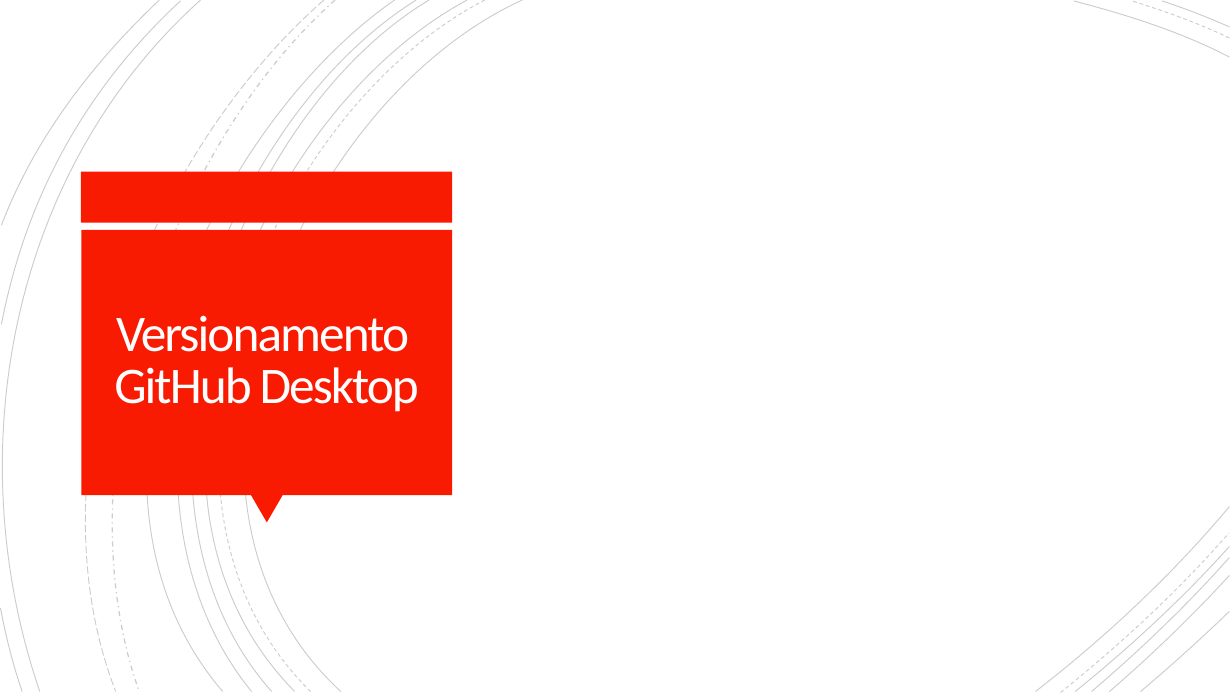
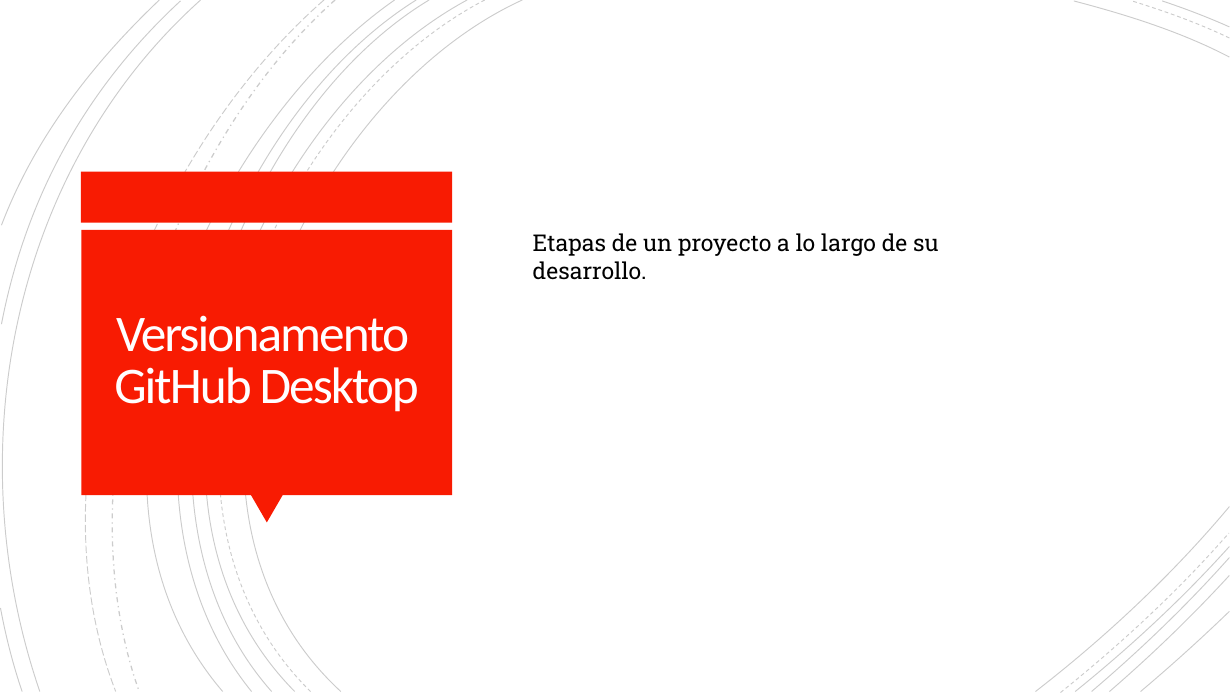
Before and after one commit to Dillan444/PROYECTO_SENA, a slide deck: slide 42 of PLANTEAMIENTO_DEL_PROBLEMA.pptx. Drawn at 1232x693 pixels with LibreOffice and Linux fonts; fonts in the diff are those of the drawing. Boxes give left, top, right and bottom in pixels: in the first picture for what was removed or moved away, otherwise in the second. Text is boxed around its words. In the diff, an @@ line names an element or a change of style, - is before the commit and + after.

```diff
--- a/PLANTEAMIENTO_DEL_PROBLEMA.pptx
+++ b/PLANTEAMIENTO_DEL_PROBLEMA.pptx
@@ text added at (533,233,939,280), 18 pt, text #000000 @@
+Etapas de un proyecto a lo largo de su desarrollo.
```
Also in this commit, not shown: 1 other slide changed, 1 slide added, 1 slide removed, 2 other files.
